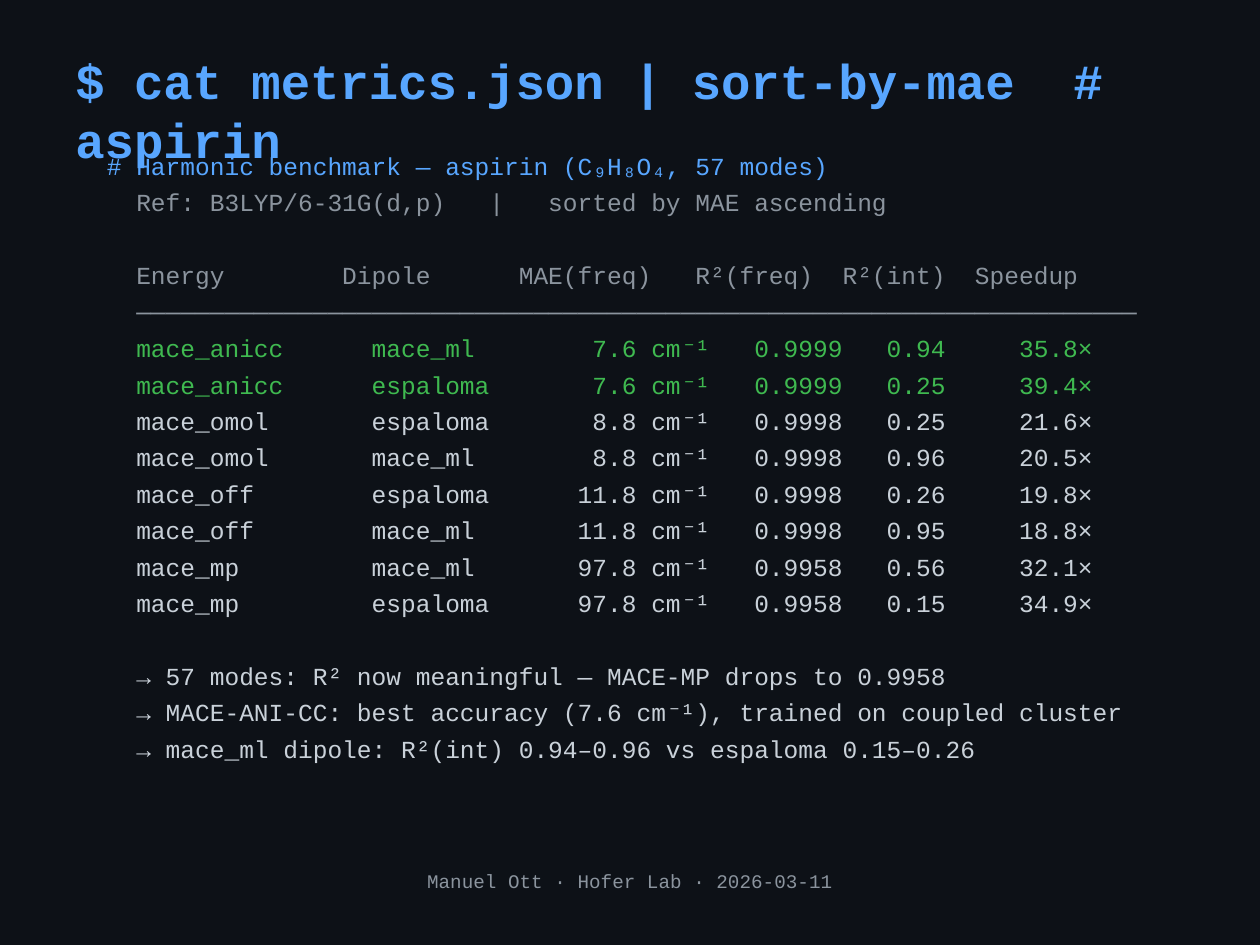
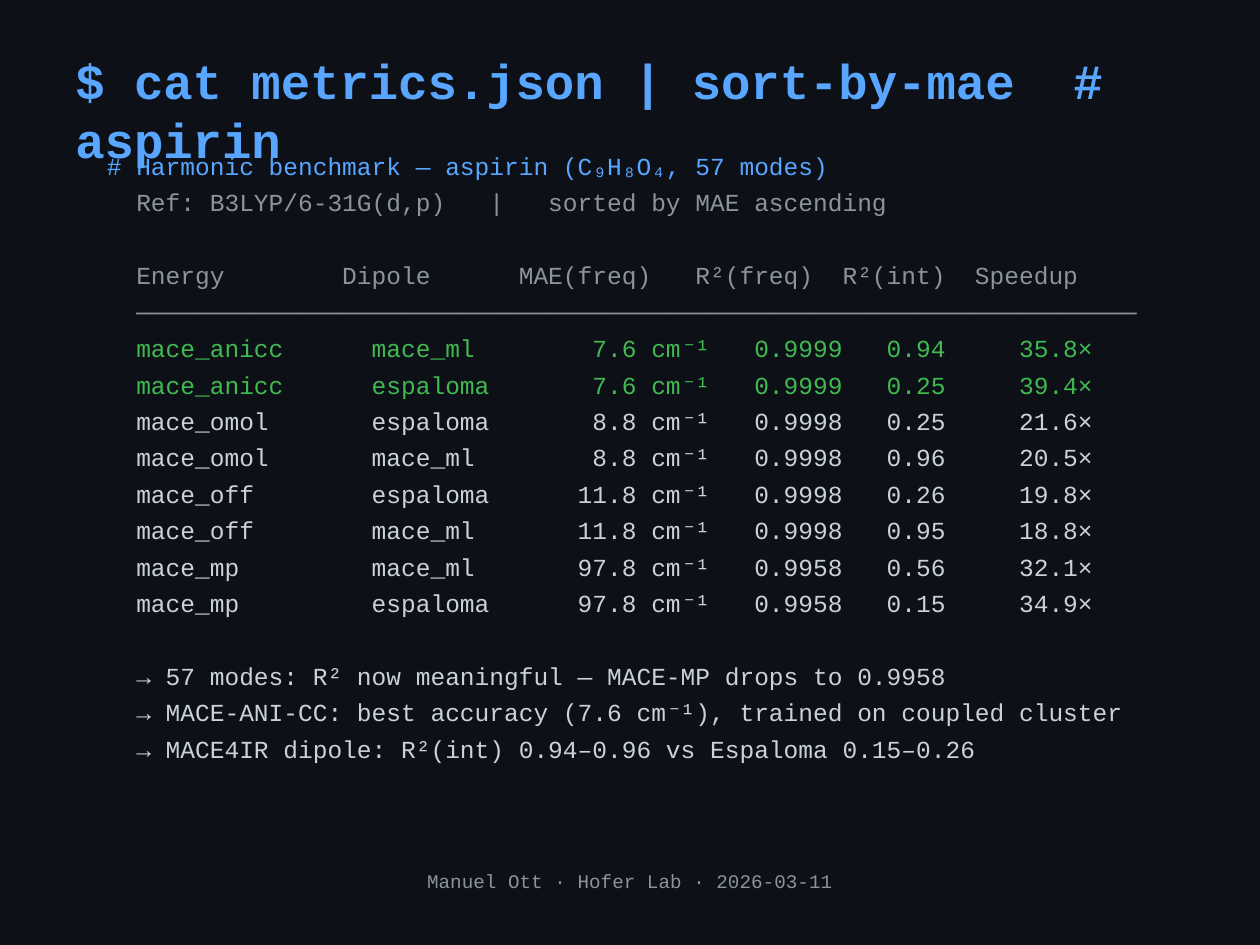
Before and after one commit to mott91/mace_gaussian_interface, a slide deck: slide 10 of presentation/presentation_v2.pptx. Drawn at 1260x945 pixels with LibreOffice and Linux fonts; fonts in the diff are those of the drawing. Boxes give left, top, right and bottom in pixels: in the first picture for what was removed or moved away, otherwise in the second. Text is boxed around its words. In the diff, an @@ line names an element or a change of style, - is before the commit and + after.

```diff
--- a/presentation/presentation_v2.pptx
+++ b/presentation/presentation_v2.pptx
@@ text at (166, 740, 975, 763): text changed @@
-→ mace_ml dipole: R²(int) 0.94–0.96 vs espaloma 0.15–0.26
+→ MACE4IR dipole: R²(int) 0.94–0.96 vs Espaloma 0.15–0.26
```
Also in this commit, not shown: 3 other slides changed, 1 other file.
